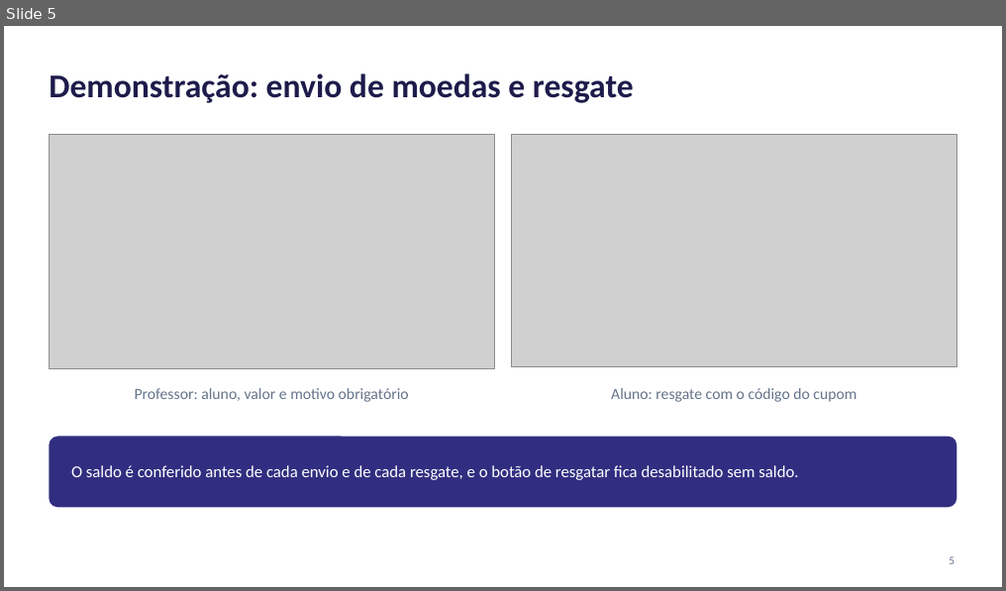
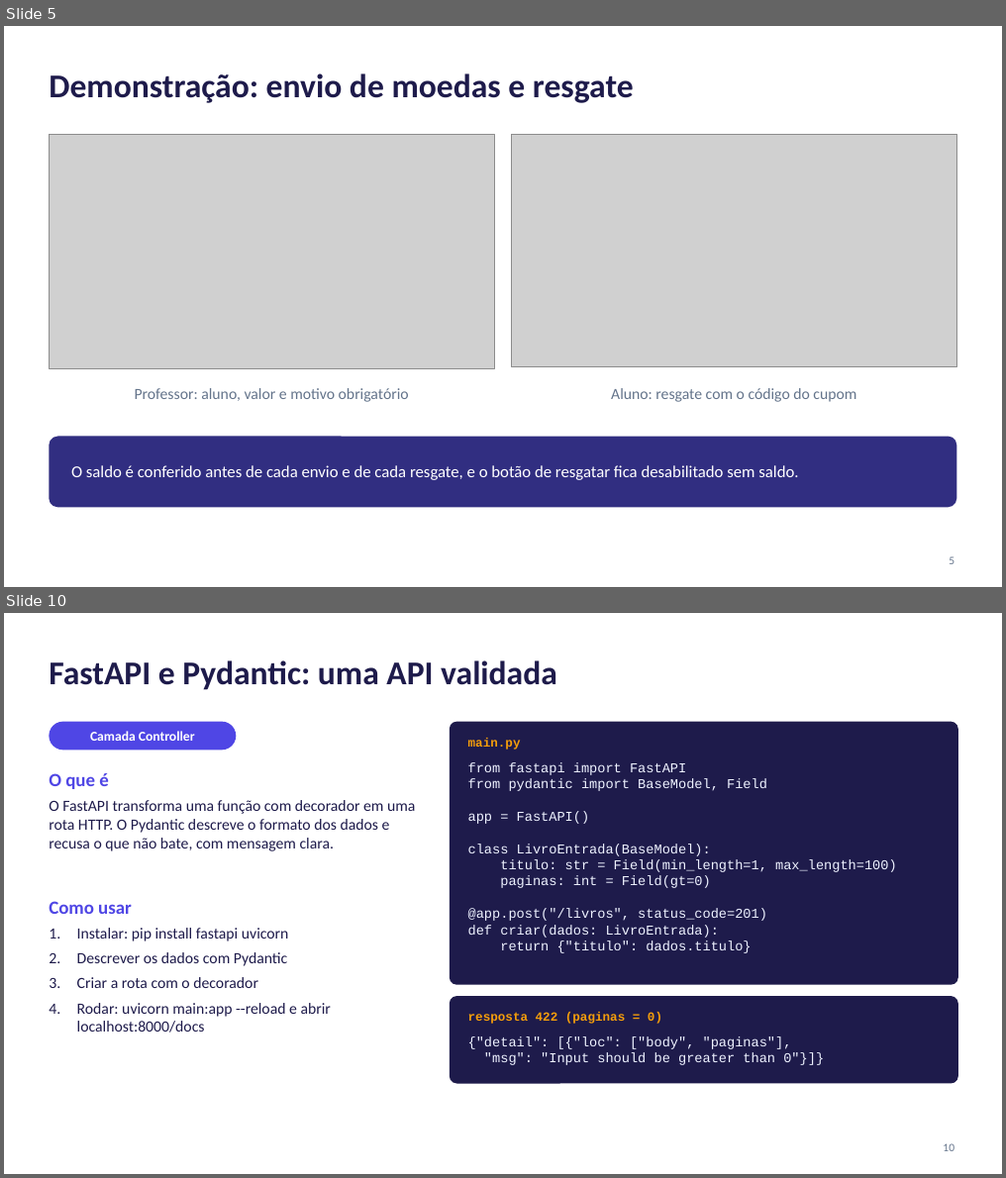
Before and after one commit to lucaslmchaves/sistema-moeda-estudantil, a slide deck: docs/apresentacao/Lab03S03-Apresentacao.pptx. Shown one above the other, each under a label of ours: slide 5 before the commit, slides 5 and 10 after it; the slides between them are not shown. The pictures are 1006x591 and 1006x1178 pixels, drawn with LibreOffice and Linux fonts; fonts in the diff are those of the drawing; grey boxes stand for pictures. Boxes give left, top, right and bottom in pixels: in the first picture for what was removed or moved away, otherwise in the second. Text is boxed around its words. In the diff, an @@ line names an element or a change of style, - is before the commit and + after.

Commit message:
docs: refaz os slides com a oficina das tecnologias por camada do MVC

```diff
--- a/docs/apresentacao/Lab03S03-Apresentacao.pptx
+++ b/docs/apresentacao/Lab03S03-Apresentacao.pptx
@@ slide 10 added at [4,613,1002,1174], background #FFFFFF @@
@@ title added at [49,661,557,690], 32 pt, text #1E1B4B, bold @@
+FastAPI e Pydantic: uma API validada
@@ rounded rectangle added at [49,722,236,750], fill #4F46E5 @@
@@ text added at [90,731,195,741], 13 pt, text #FFFFFF, bold @@
+Camada Controller
@@ rounded rectangle added at [450,722,958,985], fill #1E1B4B @@
@@ text added at [468,738,521,750], 12 pt, text #F59E0B, bold @@
+main.py
@@ text added at [49,773,109,789], 18 pt, text #4F46E5, bold @@
+O que é
@@ text added at [468,762,897,954], 13 pt, text #EEF2FF @@
+from fastapi import FastAPI
+from pydantic import BaseModel, Field
+app = FastAPI()
+class LivroEntrada(BaseModel):
+titulo: str = Field(min_length=1, max_length=100)
+paginas: int = Field(gt=0)
+@app.post("/livros", status_code=201)
+def criar(dados: LivroEntrada):
+return {"titulo": dados.titulo}
@@ text added at [49,800,415,852], 15 pt, text #1E1B4B @@
+O FastAPI transforma uma função com decorador em uma rota HTTP. O Pydantic descreve o formato dos dados e recusa o que não bate, com mensagem clara.
@@ text added at [49,901,132,914], 18 pt, text #4F46E5, bold @@
+Como usar
@@ text added at [77,928,331,1033], 15 pt, text #1E1B4B @@
+1. Instalar: pip install fastapi uvicorn
+2. Descrever os dados com Pydantic
+3. Criar a rota com o decorador
+4. Rodar: uvicorn main:app --reload e abrir localhost:8000/docs
@@ rounded rectangle added at [450,996,958,1084], fill #1E1B4B @@
@@ text added at [468,1012,662,1024], 12 pt, text #F59E0B, bold @@
+resposta 422 (paginas = 0)
@@ text added at [468,1037,824,1065], 13 pt, text #EEF2FF @@
+{"detail": [{"loc": ["body", "paginas"],
+"msg": "Input should be greater than 0"}]}
@@ page number added at [943,1144,954,1152], 11 pt, text #64748B @@
+10
```
Also in this commit, not shown: 3 slides changed, 8 other slides added, 6 slides removed, 1 other file.
